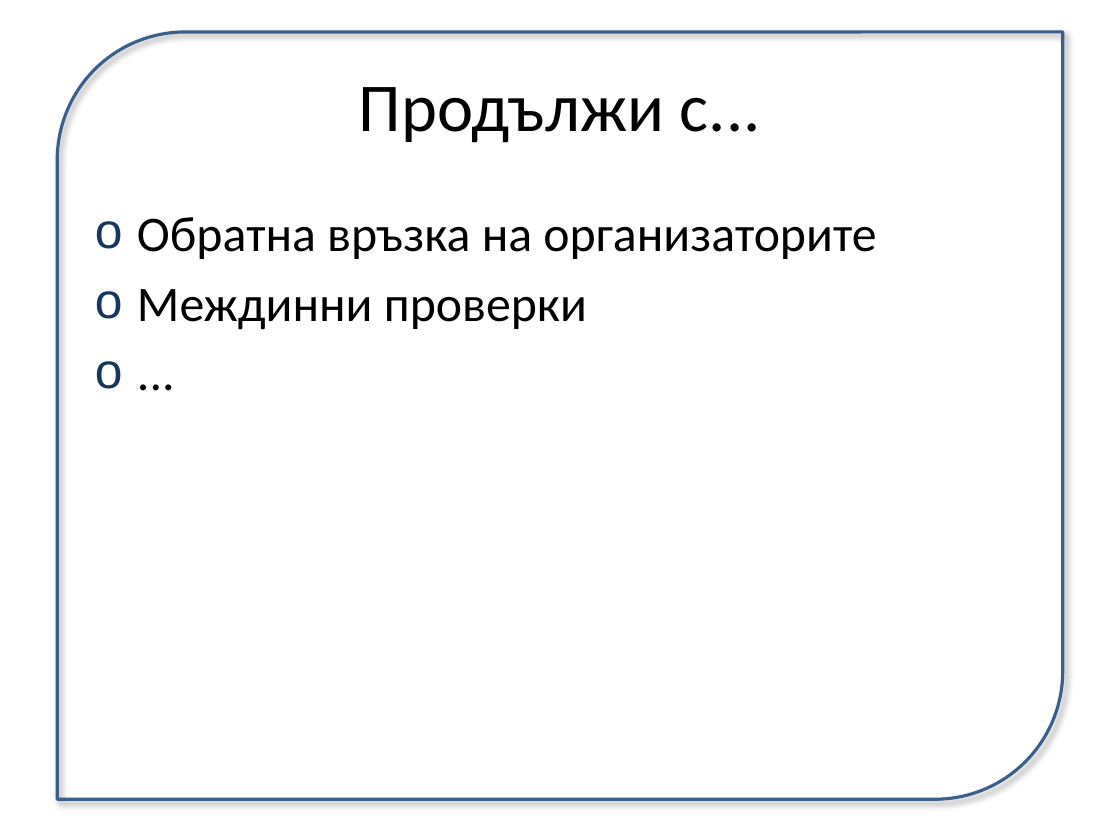
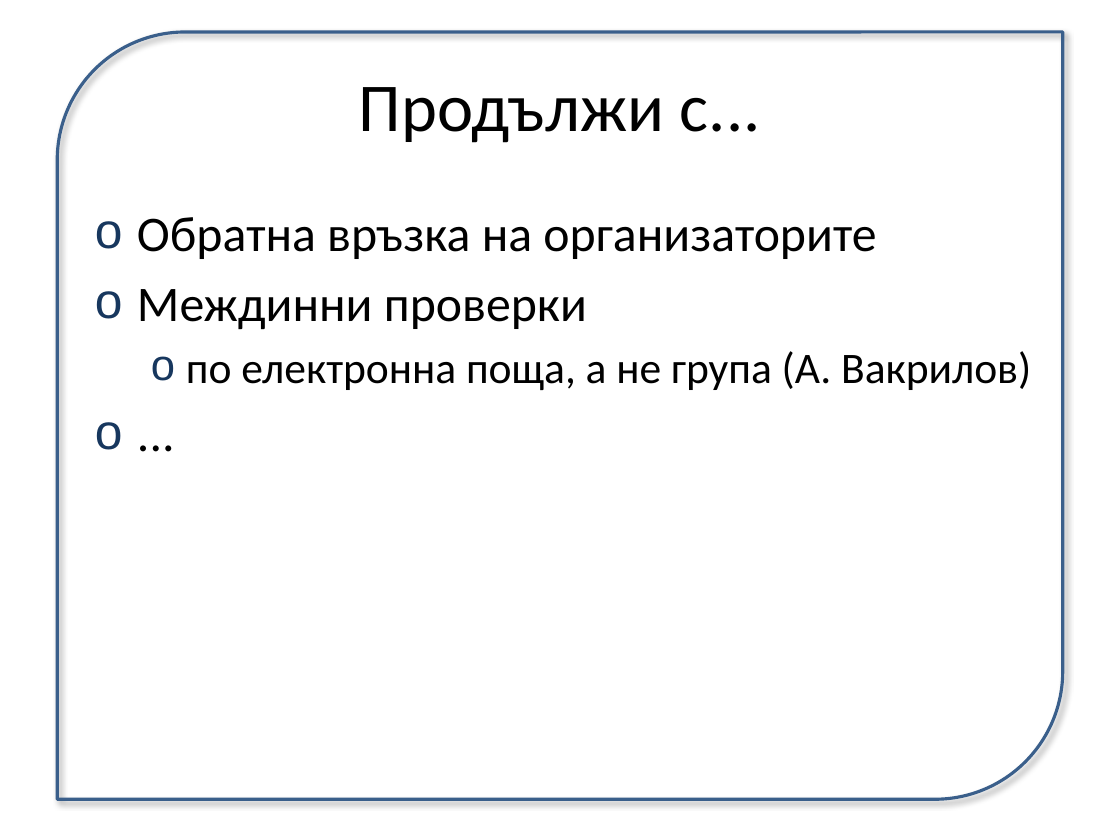
Before and after one commit to uamartins/design-patterns-book, a slide deck: slide 7 of meetings/2012-03-17/meeting-2.pptx. Drawn at 1120x840 pixels with LibreOffice and Linux fonts; fonts in the diff are those of the drawing. Boxes give left, top, right and bottom in pixels: in the first picture for what was removed or moved away, otherwise in the second. Text is boxed around its words. In the diff, an @@ line names an element or a change of style, - is before the commit and + after.

```diff
--- a/meetings/2012-03-17/meeting-2.pptx
+++ b/meetings/2012-03-17/meeting-2.pptx
@@ text at [186, 351, 1031, 390]: paragraph added @@
+  o по електронна поща, а не група (А. Вакрилов)
```
Also in this commit, not shown: 4 other slides changed, 4 slides added, 1 other file.
